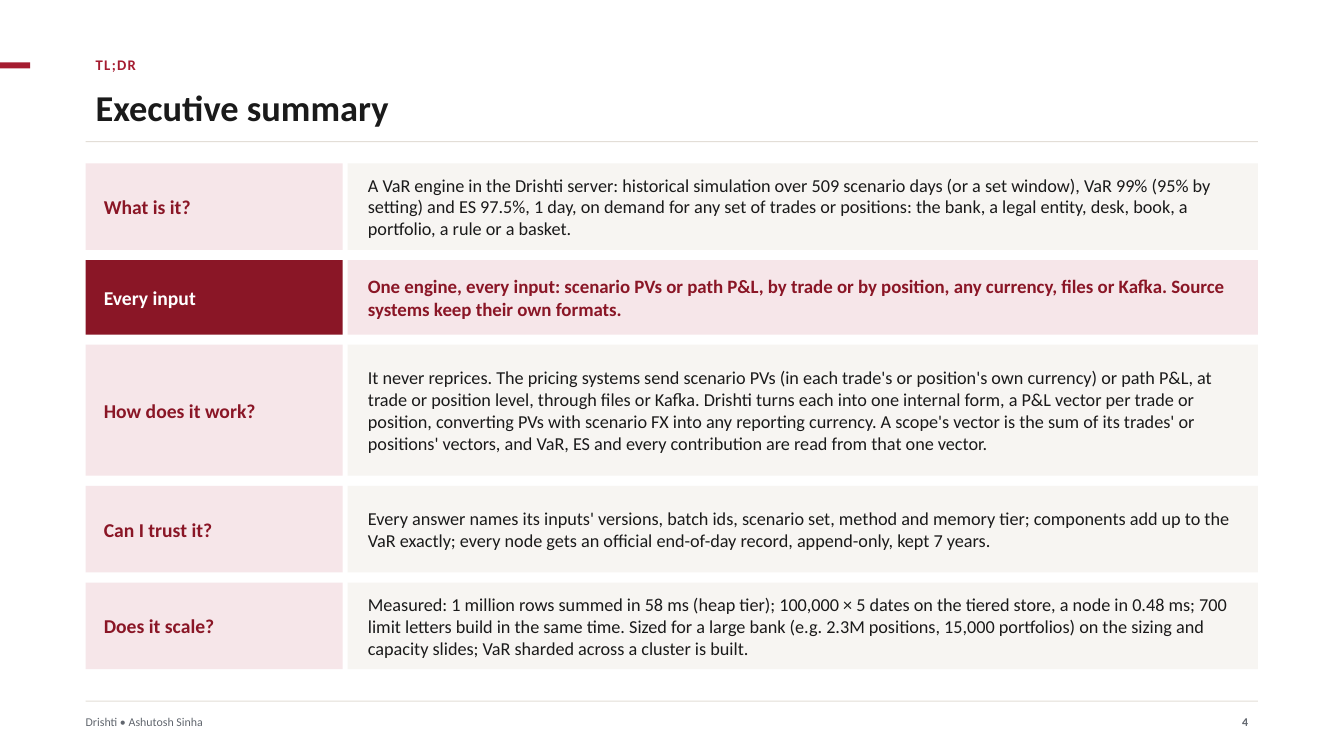
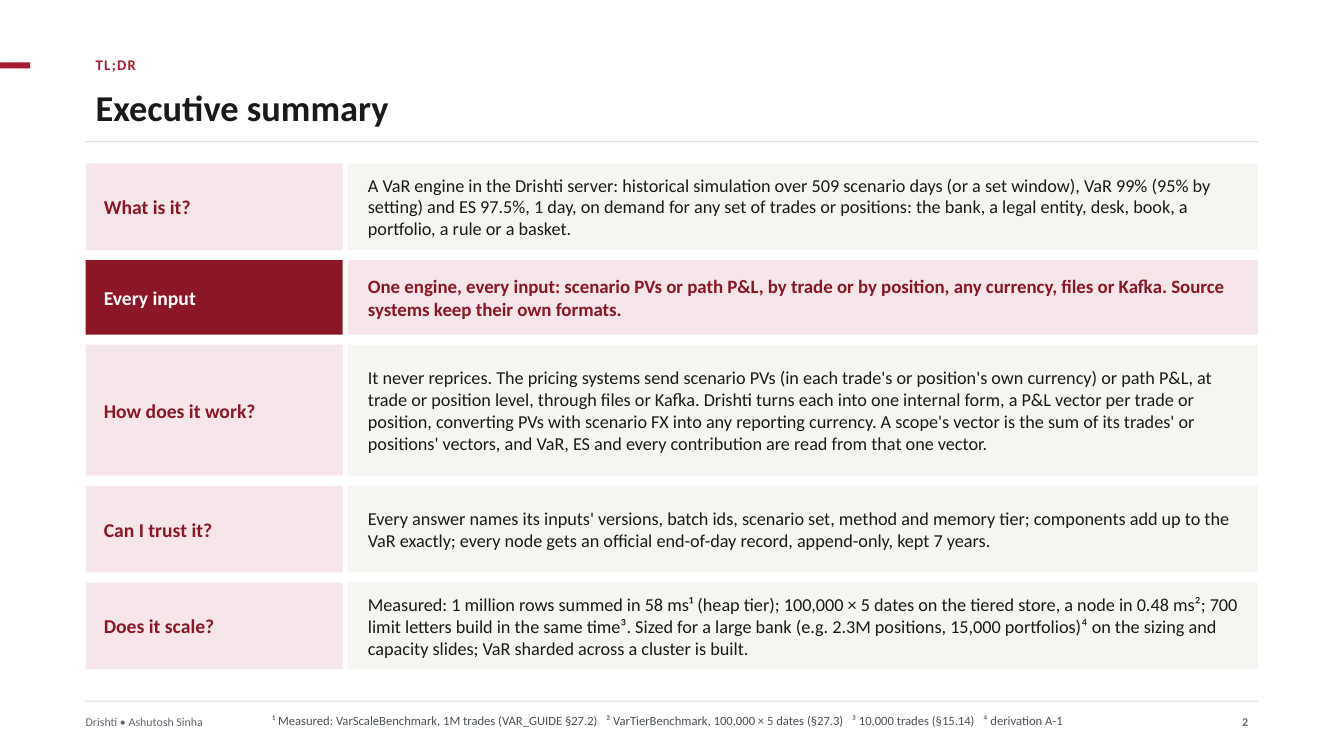
Before and after one commit to ajsinha/drishti, a slide deck: slide 2 of docs/publications/Drishti-VaR-Engine.pptx (slide 4 before the commit). Drawn at 1344x756 pixels with LibreOffice and Linux fonts; fonts in the diff are those of the drawing. Boxes give left, top, right and bottom in pixels: in the first picture for what was removed or moved away, otherwise in the second. Text is boxed around its words. In the diff, an @@ line names an element or a change of style, - is before the commit and + after.

Commit message:
Decks reorganised: one shape for every deck, the two AWS decks merged into Drishti-on-AWS, the VaR deck with the Market and World editions and one roadmap, every estimate footnoted with its derivation (figures corrected: shard owner 128 GB RAM and a 36 GB heap, 330-650 req/s); EXPOSURE_GUIDE 27.3's seven-year path storage is about 130 TB

```diff
--- a/docs/publications/Drishti-VaR-Engine.pptx
+++ b/docs/publications/Drishti-VaR-Engine.pptx
@@ text at box(368, 597, 1238, 658): text changed @@
-Measured: 1 million rows summed in 58 ms (heap tier); 100,000 × 5 dates on the tiered store, a node in 0.48 ms; 700 limit letters build in the same time. Sized for a large bank (e.g. 2.3M positions, 15,000 portfolios) on the sizing and capacity slides; VaR sharded across a cluster is built.
+Measured: 1 million rows summed in 58 ms¹ (heap tier); 100,000 × 5 dates on the tiered store, a node in 0.48 ms²; 700 limit letters build in the same time³. Sized for a large bank (e.g. 2.3M positions, 15,000 portfolios)⁴ on the sizing and capacity slides; VaR sharded across a cluster is built.
@@ text added at box(272, 715, 1062, 727), 9 pt, text #4A5058 @@
+¹ Measured: VarScaleBenchmark, 1M trades (VAR_GUIDE §27.2) ² VarTierBenchmark, 100,000 × 5 dates (§27.3) ³ 10,000 trades (§15.14) ⁴ derivation A-1
@@ page number at box(1242, 718, 1248, 726): text changed @@
-4
+2
```
Also in this commit, not shown: 33 other slides changed, 14 slides added, 4 slides removed, 13 other files.
